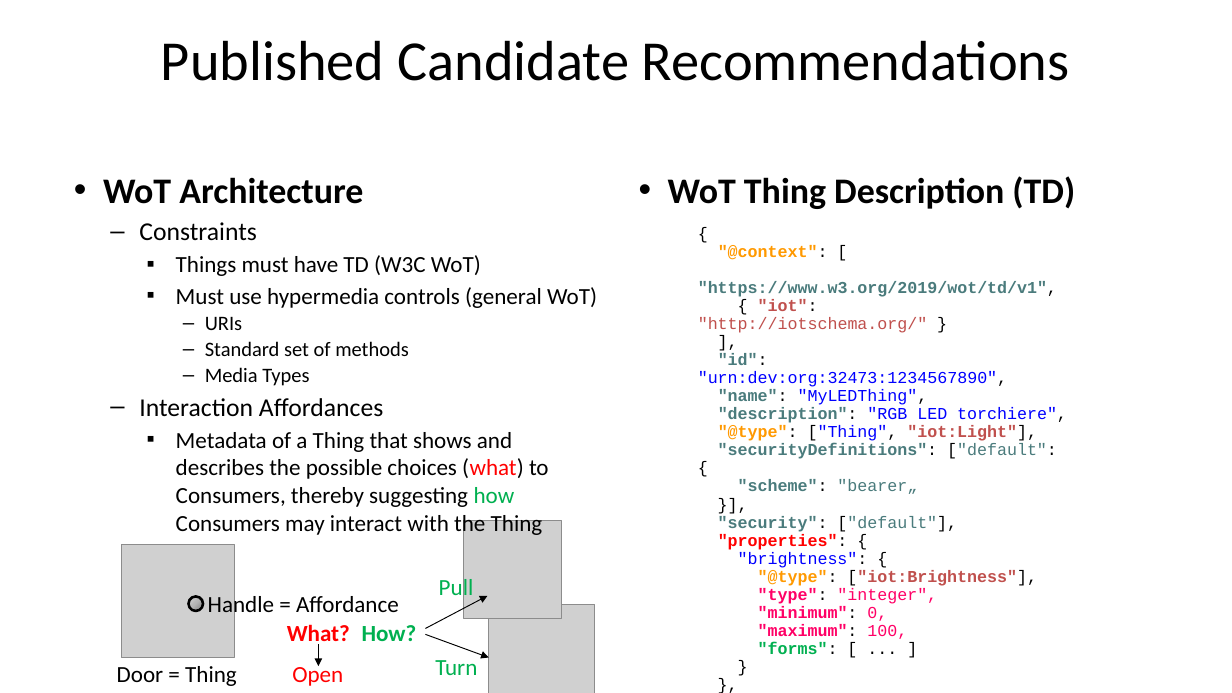
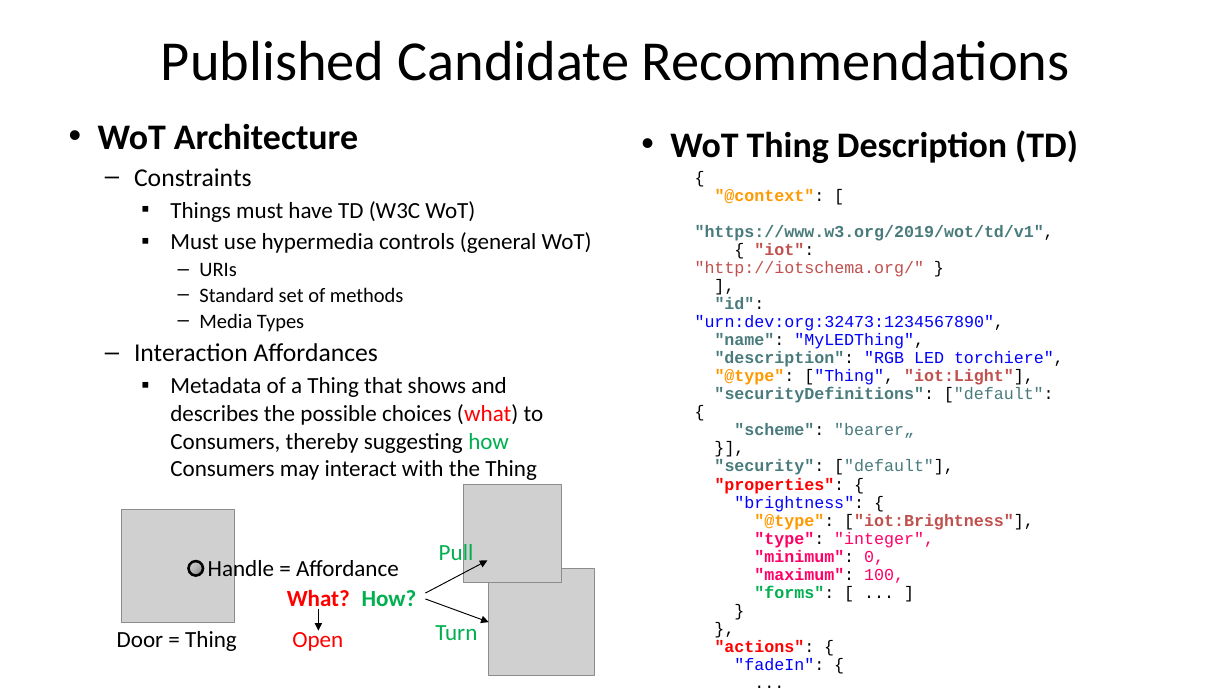
Before and after one commit to w3c/wot, a slide deck: slide 5 of PRESENTATIONS/2019-07_IETF105_W3C-WoT-Update.pptx. Drawn at 1232x693 pixels with LibreOffice and Linux fonts; fonts in the diff are those of the drawing; grey boxes stand for pictures. Boxes give left, top, right and bottom in pixels: in the first picture for what was removed or moved away, otherwise in the second. Text is boxed around its words. In the diff, an @@ line names an element or a change of style, - is before the commit and + after.

```diff
--- a/PRESENTATIONS/2019-07_IETF105_W3C-WoT-Update.pptx
+++ b/PRESENTATIONS/2019-07_IETF105_W3C-WoT-Update.pptx
@@ text "WoT Architecture": place and size @@
-text "WoT Architecture" at [103, 177, 597, 537]
+text "WoT Architecture" at [98, 123, 592, 480]
@@ text "WoT Thing Description (TD)": place and size @@
-text "WoT Thing Description (TD)" at [668, 176, 1075, 209]
+text "WoT Thing Description (TD)" at [670, 130, 1078, 163]
@@ text "{": place and size @@
-text "{" at [698, 245, 1067, 654]
+text "{" at [695, 189, 1064, 598]
@@ 7 texts, 3 pictures, 3 arrows, 1 ellipse: place and size @@
-7 texts, 3 pictures, 3 arrows, 1 ellipse at [117, 520, 595, 693]
+7 texts, 3 pictures, 3 arrows, 1 ellipse at [117, 485, 595, 675]
```
Also in this commit, not shown: 1 other slide changed.
